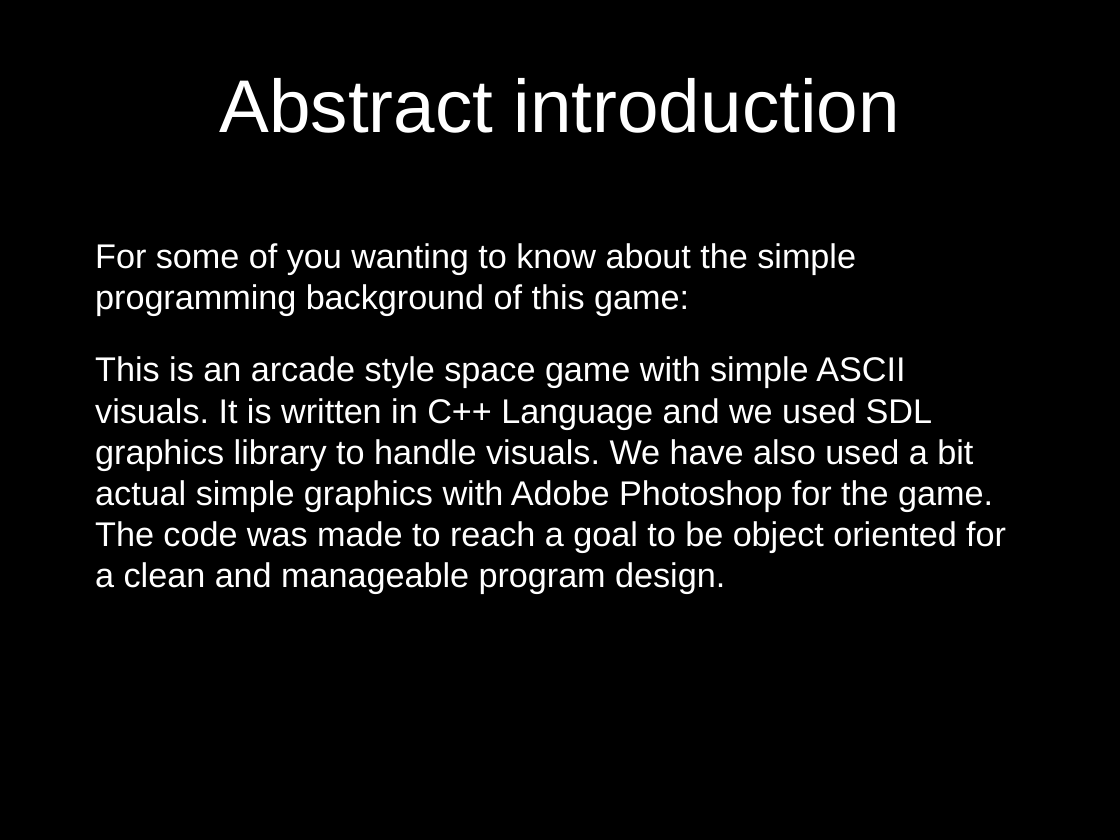
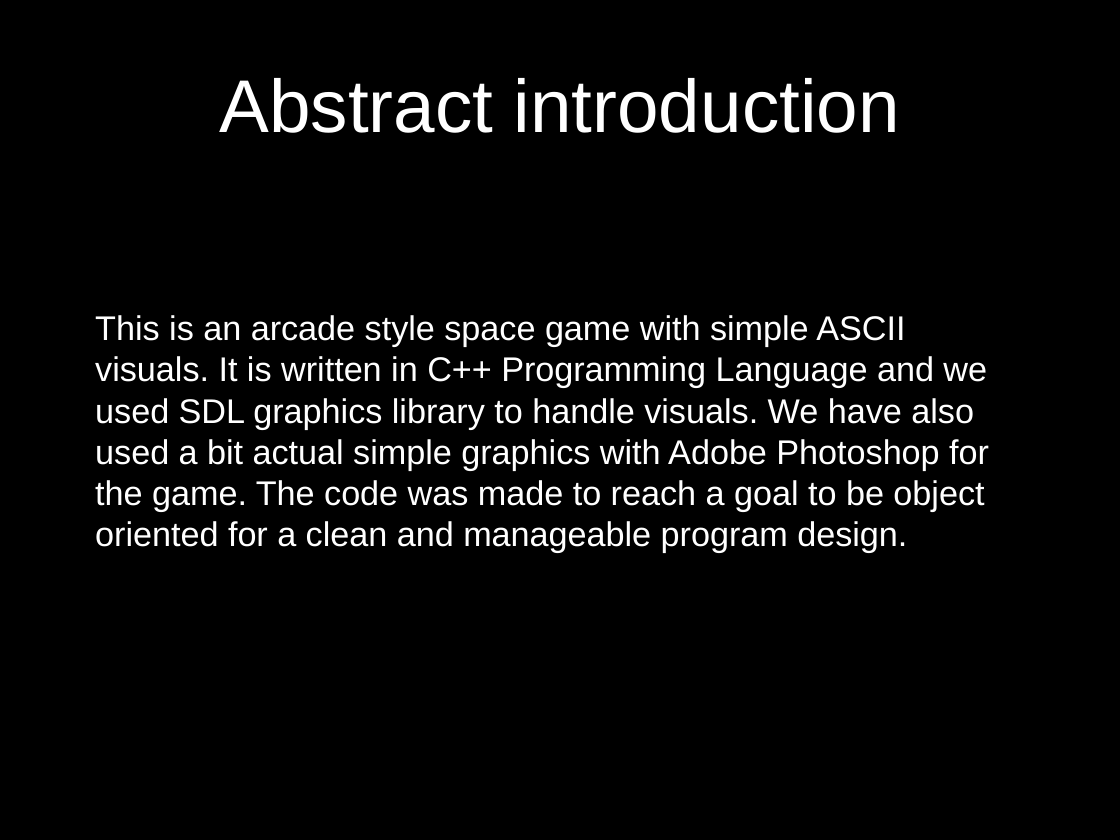
Before and after one commit to harrisonk19/SpaceGame, a slide deck: slide 6 of new_user_documentation.pptx (slide 10 before the commit). Drawn at 1120x840 pixels with LibreOffice and Linux fonts; fonts in the diff are those of the drawing; background and template pictures are left out. Boxes give left, top, right and bottom in pixels: in the first picture for what was removed or moved away, otherwise in the second. Text is boxed around its words. In the diff, an @@ line names an element or a change of style, - is before the commit and + after.

```diff
--- a/new_user_documentation.pptx
+++ b/new_user_documentation.pptx
@@ text at box(95, 315, 989, 552): text changed @@
-For some of you wanting to know about the simple programming background of this game:
-This is an arcade style space game with simple ASCII visuals. It is written in C++ Language and we used SDL graphics library to handle visuals. We have also used a bit actual simple graphics with Adobe Photoshop for the game. The code was made to reach a goal to be object oriented for a clean and manageable program design.
+This is an arcade style space game with simple ASCII visuals. It is written in C++ Programming Language and we used SDL graphics library to handle visuals. We have also used a bit actual simple graphics with Adobe Photoshop for the game. The code was made to reach a goal to be object oriented for a clean and manageable program design.
```
Also in this commit, not shown: 4 other slides changed, 5 slides added, 2 slides removed.
